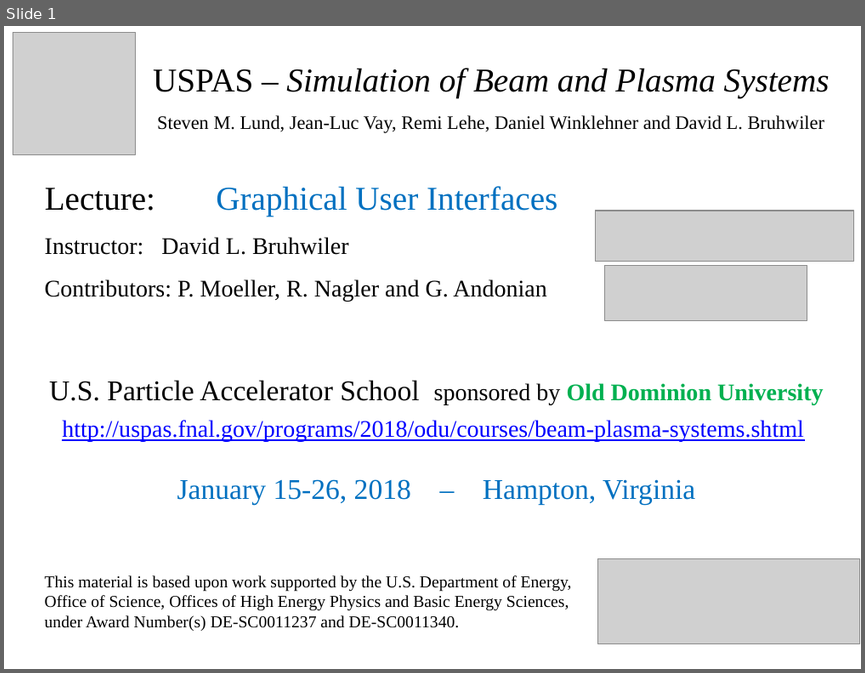
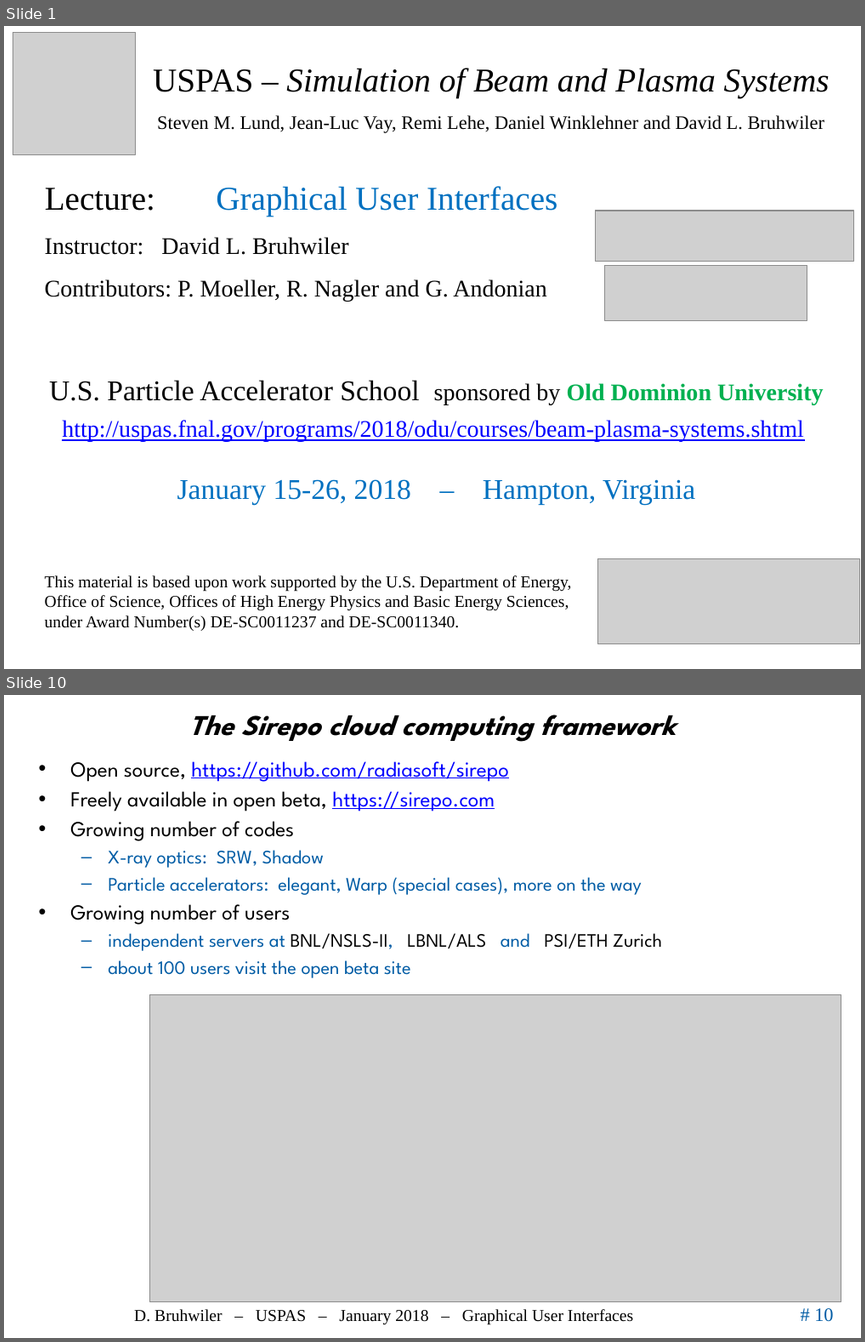
Before and after one commit to uspas/simbeamplasma18, a slide deck: gui/03_GUI.pptx. Shown one above the other, each under a label of ours: slide 1 before the commit, slides 1 and 10 after it; the slides between them are not shown. The pictures are 865x673 and 865x1342 pixels, drawn with LibreOffice and Linux fonts; fonts in the diff are those of the drawing; grey boxes stand for pictures; background and template pictures are left out. Boxes give left, top, right and bottom in pixels: in the first picture for what was removed or moved away, otherwise in the second. Text is boxed around its words. In the diff, an @@ line names an element or a change of style, - is before the commit and + after.

```diff
--- a/gui/03_GUI.pptx
+++ b/gui/03_GUI.pptx
@@ slide 10 added at <box>4,695,861,1338</box>, background #FFFFFF @@
@@ title added at <box>189,715,676,742</box>, 24 pt, text #000000, bold, italic @@
+The Sirepo cloud computing framework
@@ text added at <box>70,761,662,978</box>, 16 pt, text #005CA5 @@
+• Open source, https://github.com/radiasoft/sirepo
+• Freely available in open beta, https://sirepo.com
+• Growing number of codes
+  – X-ray optics: SRW, Shadow
+  – Particle accelerators: elegant, Warp (special cases), more on the way
+• Growing number of users
+  – independent servers at BNL/NSLS-II, LBNL/ALS and PSI/ETH Zurich
+  – about 100 users visit the open beta site
@@ picture added at <box>149,994,841,1301</box> @@
@@ rectangle added at <box>75,1291,260,1329</box>, fill #FFFFFF, outline #FFFFFF 2 pt @@
@@ text added at <box>134,1309,633,1325</box>, 14 pt, text #000000 @@
+D. Bruhwiler – USPAS – January 2018 – Graphical User Interfaces
@@ page number added at <box>814,1308,833,1321</box>, 16 pt, text #005CA5 @@
+# 10
```
Also in this commit, not shown: 8 slides changed, 1 other slide added, 1 slide removed.
